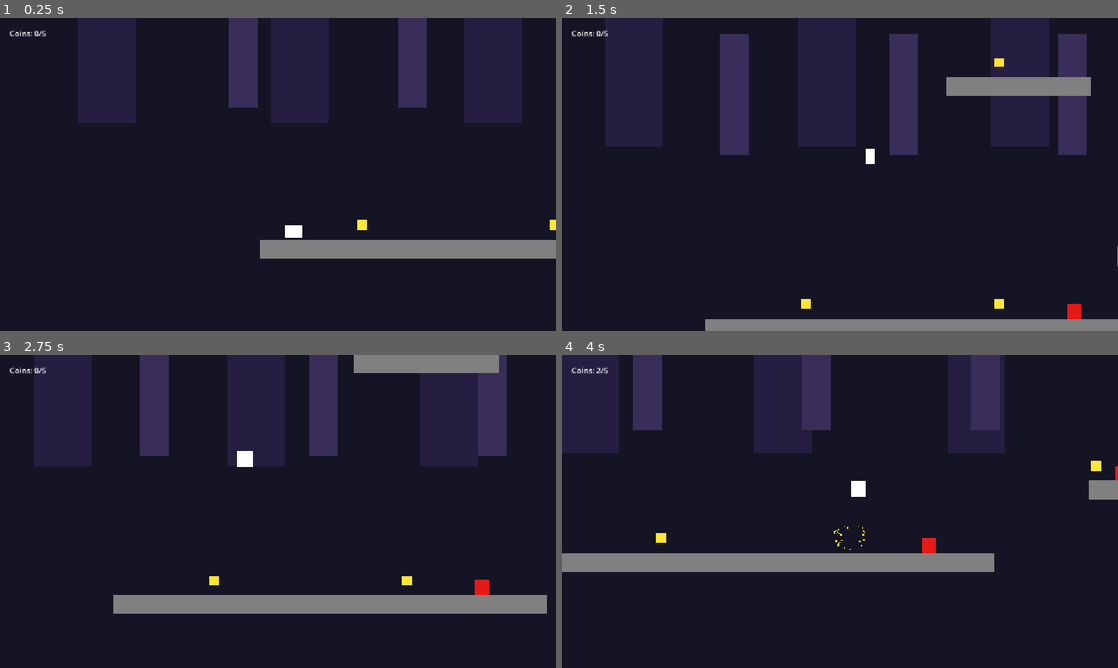
Above: before the commit, frames 1-4 (two rows, left to right).
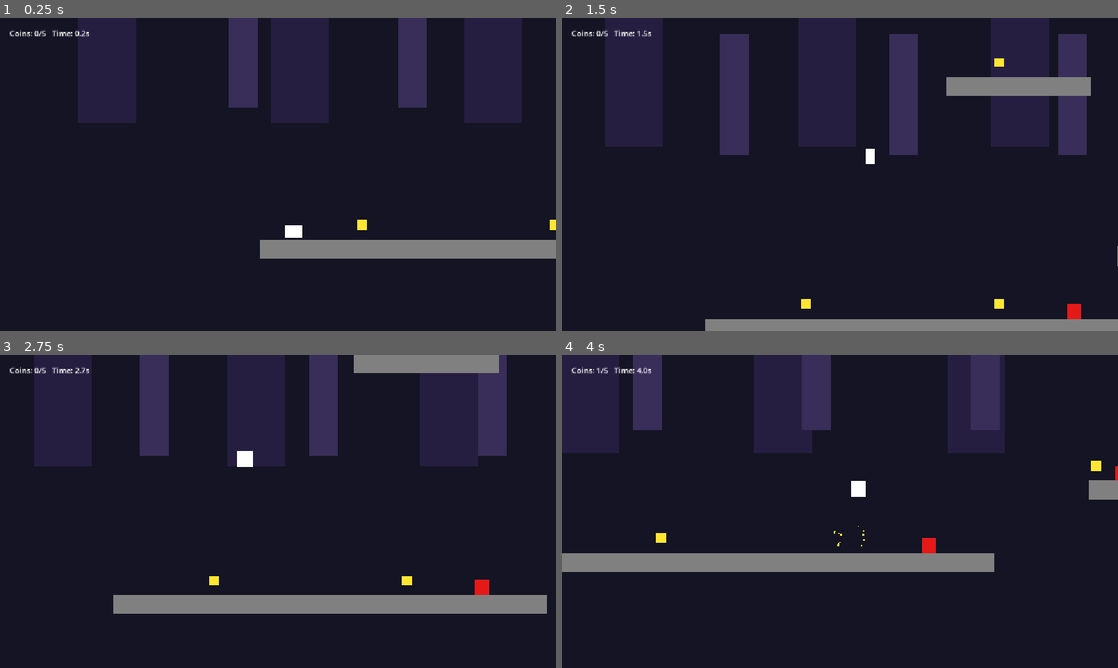
Above: after the commit, the same moments.

Repository: kavinjaganathan/inversion-jumpstart
Game: Godot game, scene res://Main.tscn
Same seed, same stepped clock (60 frames per second), same inputs: the game is played once before the commit and once after it.
Inputs:
- Up to frame 1 (0.25 s): no input
- Up to frame 2 (1.5 s): hold D (move_right) from 0.53 s (still down); tap Shift (flip_gravity) at 0.6, 1.35 s; tap Space (jump) at 0.77 s
- Up to frame 3 (2.75 s): tap Space (jump) at 1.52 s; release D (move_right) at 2.03 s; hold A (move_left) from 2.03 s (still down); tap Shift (flip_gravity) at 2.1 s
- Up to frame 4 (4 s): release A (move_left) at 2.78 s; hold D (move_right) from 2.78 s (still down); tap Shift (flip_gravity) at 2.85, 3.6 s; tap Space (jump) at 3.02, 3.77 s

The runs differ from the first frame. In frame 1, less than 0.1% of the frame differs, in the area x 9-16%, y 3-6%; in frame 2, less than 0.1%; in frame 3, less than 0.1%; in frame 4, 0.1%, in the area x 6-55%, y 3-63%.

Commit message:
Add second level, timer, coin-gated goal, particles, parallax

Diff:
--- a/Main.gd
+++ b/Main.gd
@@ -1,17 +1,21 @@
 extends Node2D
+
 var moving_platforms = []
 var current_level = 1
+var elapsed_time = 0.0
+var timer_running = true
+
 func _ready():
 	RenderingServer.set_default_clear_color(Color(0.08, 0.08, 0.14))
 	build_background()
 	build_level()
 	build_ui()
-	build_level()
-	build_ui()
-
-func _process(_delta):
+
+func _process(delta):
+	if timer_running:
+		elapsed_time += delta
 	if has_node("UI/CoinLabel"):
-		$UI/CoinLabel.text = "Coins: %d/%d" % [Game.coins, Game.total_coins]
+		$UI/CoinLabel.text = "Coins: %d/%d   Time: %.1fs" % [Game.coins, Game.total_coins, elapsed_time]
 
 func _physics_process(_delta):
 	var t = Time.get_ticks_msec() / 1000.0
@@ -100,7 +104,6 @@
 	add_child(body)
 	if move_dir != Vector2.ZERO:
 		moving_platforms.append(body)
-
 
 func add_coin(pos):
 	var area = Area2D.new()
@@ -122,7 +125,6 @@
 			area.queue_free()
 	)
 	add_child(area)
-	add_child(area)
 
 func add_spike(pos):
 	var area = Area2D.new()
@@ -139,6 +141,7 @@
 	area.add_child(shape)
 	area.body_entered.connect(func(body):
 		if body.name == "CharacterBody2D":
+			spawn_burst(body.global_position, Color(0.9, 0.1, 0.1))
 			Game.coins = 0
 			get_tree().reload_current_scene()
 	)
@@ -159,15 +162,23 @@
 	area.add_child(shape)
 	area.body_entered.connect(func(body):
 		if body.name == "CharacterBody2D":
-			if current_level == 1:
+			if Game.coins < Game.total_coins:
+				$UI/WinLabel.text = "Need all coins! (%d/%d)" % [Game.coins, Game.total_coins]
+				get_tree().create_timer(1.2).timeout.connect(func():
+					if is_instance_valid(self):
+						$UI/WinLabel.text = ""
+				)
+			elif current_level == 1:
 				current_level = 2
 				reload_level()
 			else:
-				$UI/WinLabel.text = "You beat both levels! Final coins: %d" % Game.coins
+				timer_running = false
+				$UI/WinLabel.text = "You beat both levels! Time: %.1fs" % elapsed_time
 	)
 	add_child(area)
 
 func reload_level():
+	Game.coins = 0
 	for child in get_children():
 		if child.name != "Player" and child.name != "UI":
 			child.queue_free()
@@ -194,7 +205,7 @@
 func build_background():
 	var parallax = ParallaxBackground.new()
 	add_child(parallax)
-	move_child(parallax, 0) # draw first, behind everything
+	move_child(parallax, 0)
 
 	var layer1 = ParallaxLayer.new()
 	layer1.motion_scale = Vector2(0.3, 0.3)
